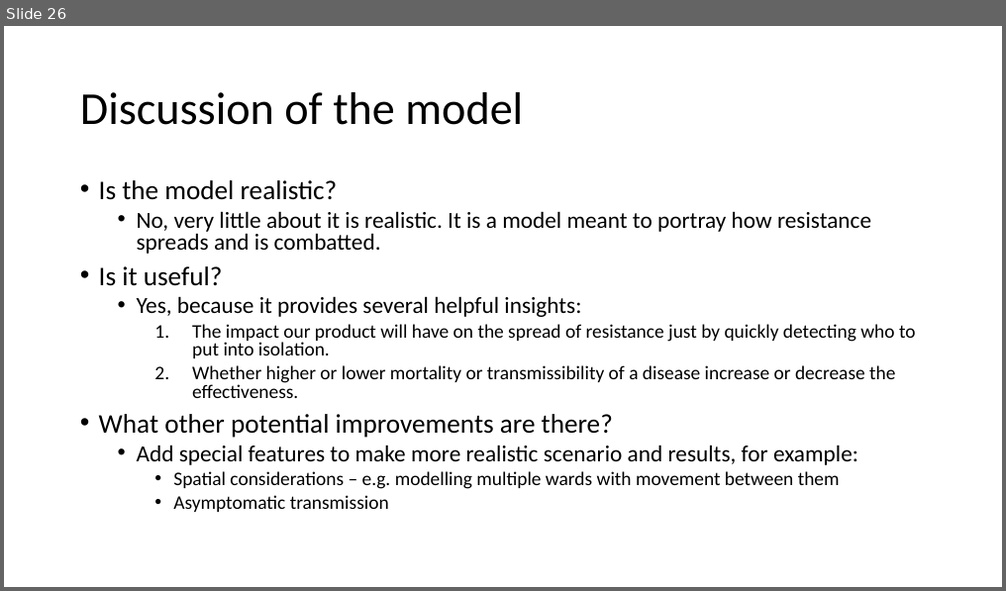
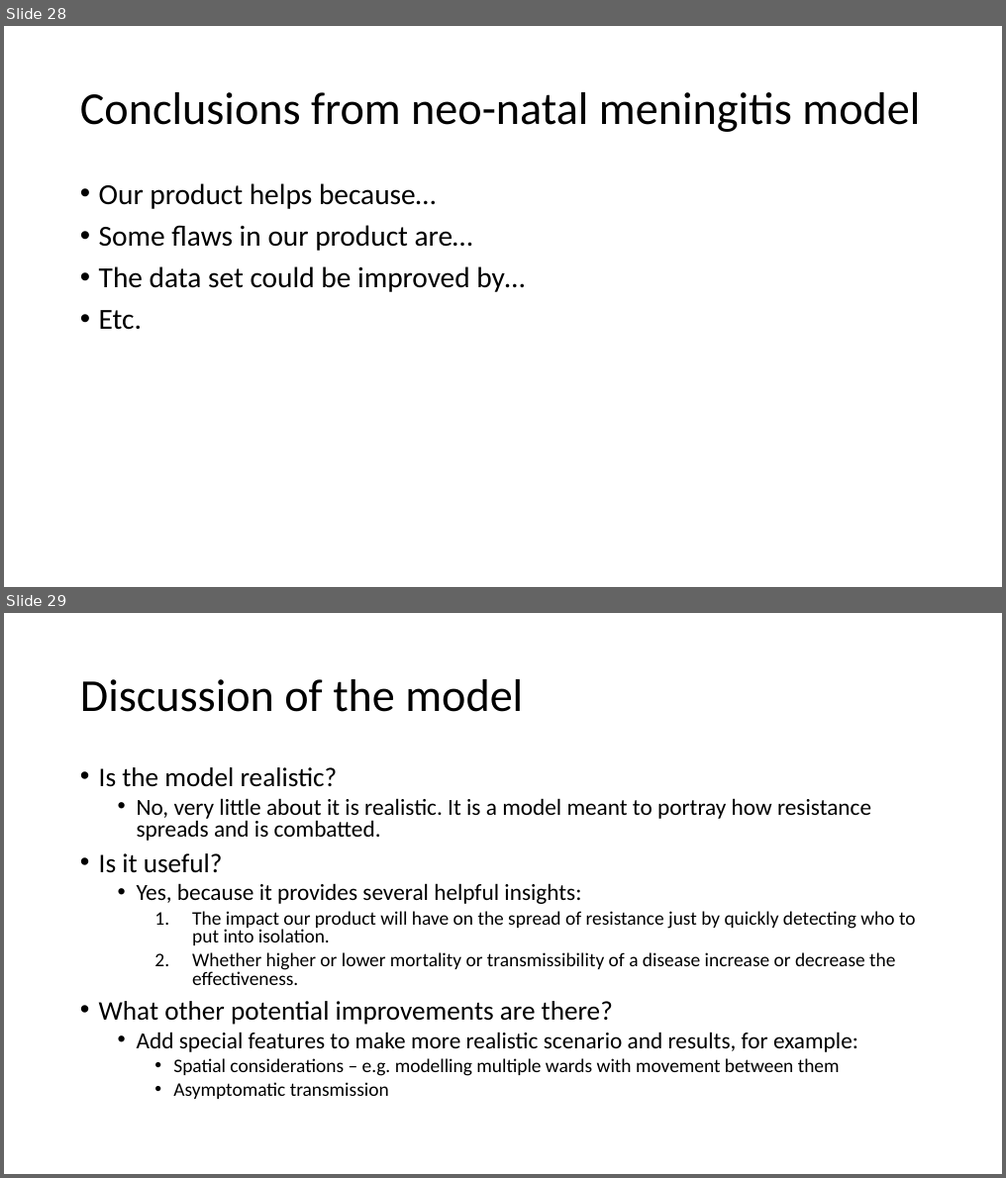
Before and after one commit to EdmundGoodman/Warwick_modelling, a slide deck: modelling_presentation/ComputerModellingPresentation.pptx. Shown one above the other, each under a label of ours: slide 26 before the commit, slides 28 and 29 after it. The pictures are 1006x591 and 1006x1178 pixels, drawn with LibreOffice and Linux fonts; fonts in the diff are those of the drawing. Boxes give left, top, right and bottom in pixels: in the first picture for what was removed or moved away, otherwise in the second. Text is boxed around its words. In the diff, an @@ line names an element or a change of style, - is before the commit and + after.

Commit message:
Updated modelling presentation so Axel has absolutely minimal work to do in his domain

```diff
--- a/modelling_presentation/ComputerModellingPresentation.pptx
+++ b/modelling_presentation/ComputerModellingPresentation.pptx
@@ slide 28 added at (4, 26, 1002, 587), background #FFFFFF @@
@@ title added at (80, 92, 920, 132), 44 pt, text #000000 @@
+Conclusions from neo-natal meningitis model
@@ text added at (99, 183, 525, 330), 28 pt, text #000000 @@
+• Our product helps because…
+• Some flaws in our product are…
+• The data set could be improved by…
+• Etc.
@@ what was slide 26 is now slide 29 @@
```
Also in this commit, not shown: 6 slides changed, 7 other slides added, 5 slides removed, 1 other file.
